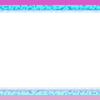
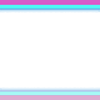
Comparing the layer stacks of the two 100 x 100 images. Changes:
added layer "Layer 2" above "Top\" over [left=0, top=3, right=100, bottom=12]
painted on "Top\" over [left=0, top=3, right=100, bottom=13]
added layer "Layer 3" above "Layer 1" over [left=0, top=88, right=100, bottom=97]
painted on "Layer 1" over [left=0, top=87, right=100, bottom=97]
